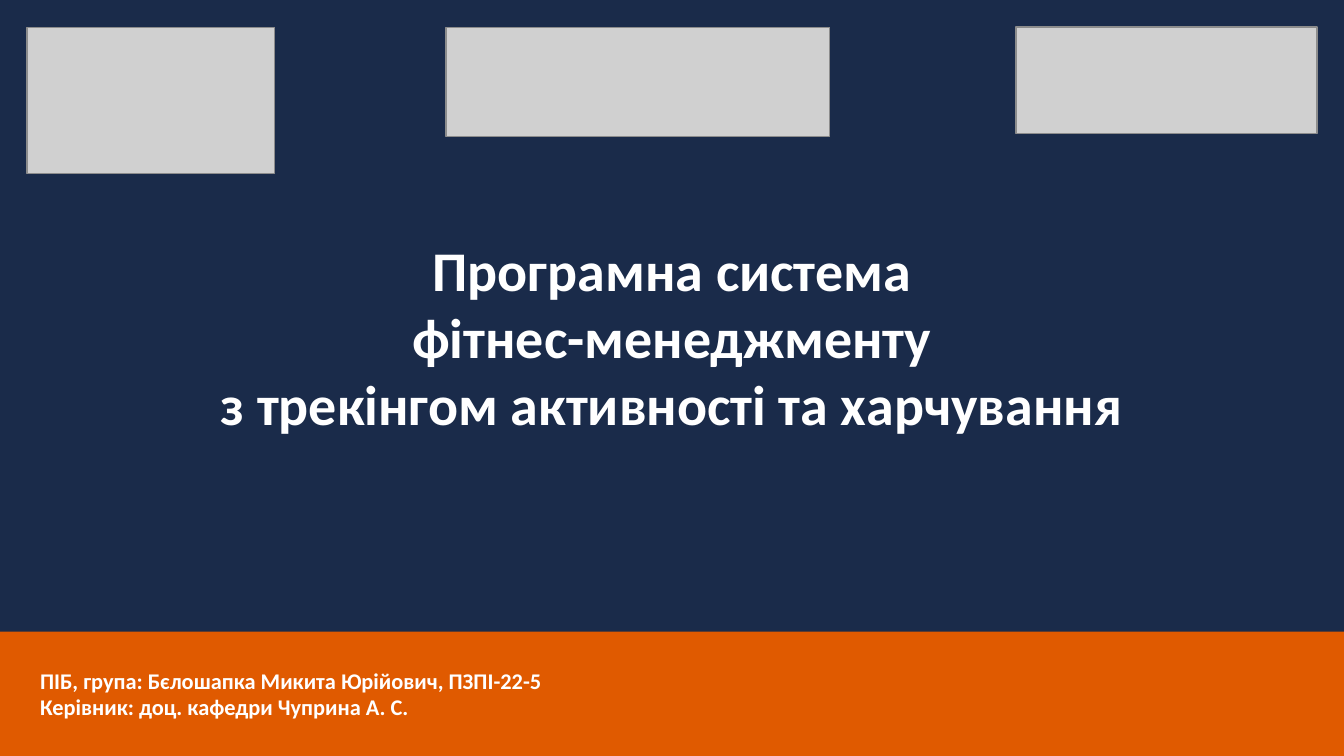
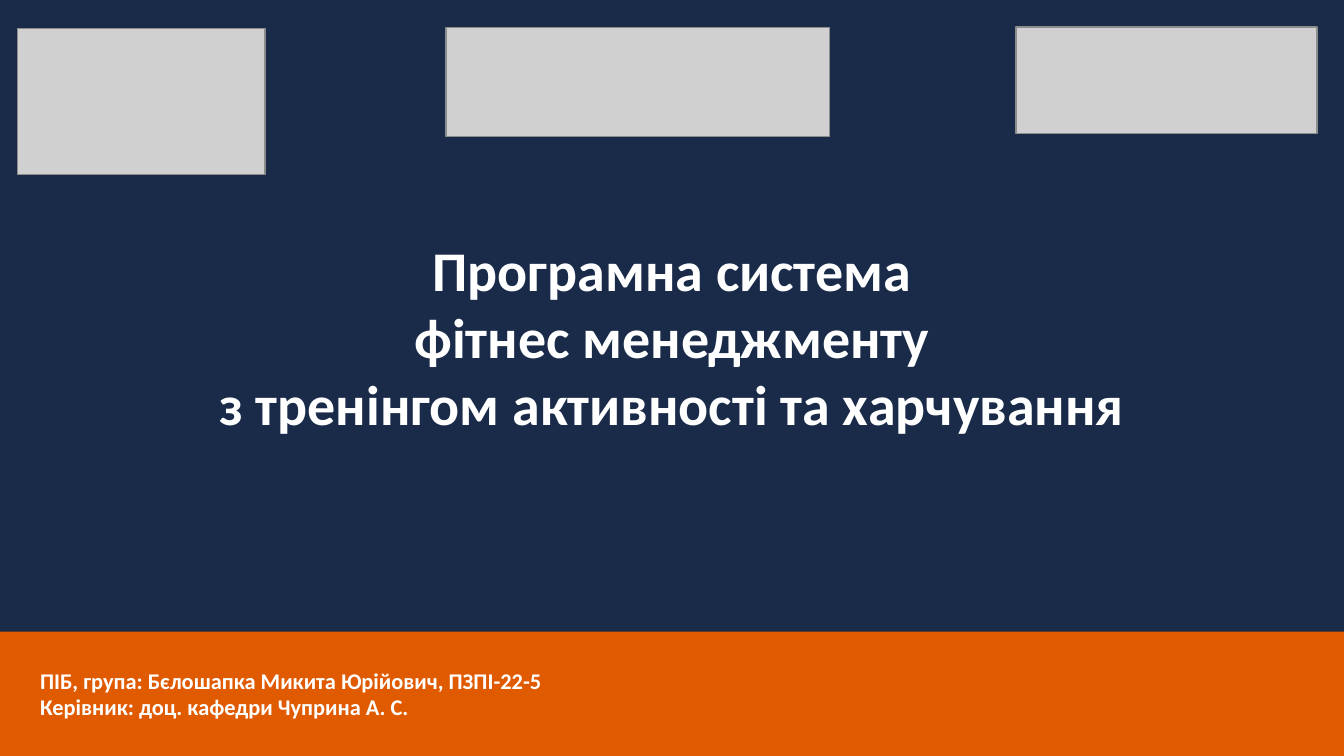
Before and after one commit to NureBieloshapkaMykyta/personal-fitnes-manager, a slide deck: slide 1 of 2026_Б_ПІ_ПЗПІ_22_5_Бєлошапка_М_Ю.pptx. Drawn at 1344x756 pixels with LibreOffice and Linux fonts; fonts in the diff are those of the drawing; grey boxes stand for pictures. Boxes give left, top, right and bottom in pixels: in the first picture for what was removed or moved away, otherwise in the second. Text is boxed around its words. In the diff, an @@ line names an element or a change of style, - is before the commit and + after.

Commit message:
Refactor

```diff
--- a/2026_Б_ПІ_ПЗПІ_22_5_Бєлошапка_М_Ю.pptx
+++ b/2026_Б_ПІ_ПЗПІ_22_5_Бєлошапка_М_Ю.pptx
@@ picture: place and size @@
-picture at box(27, 27, 274, 173)
+picture at box(17, 28, 265, 175)
@@ text at box(219, 318, 1124, 434): text changed @@
-фітнес-менеджменту
-з трекінгом активності та харчування
+фітнес менеджменту
+з тренінгом активності та харчування
```
